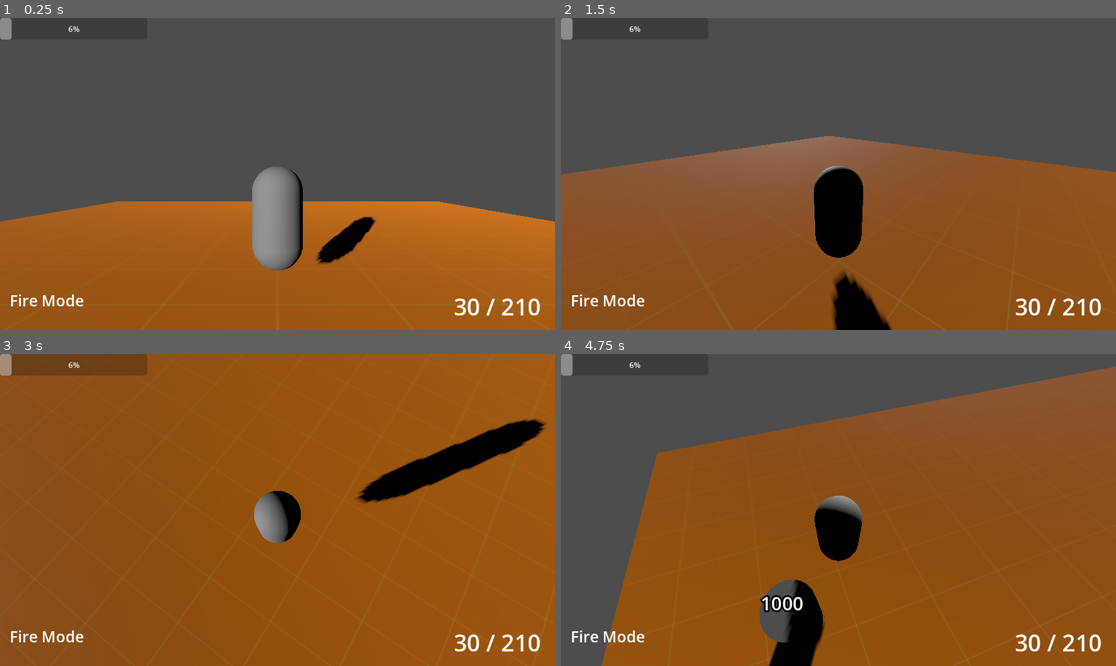
Above: before the commit, frames 1-4 (two rows, left to right).
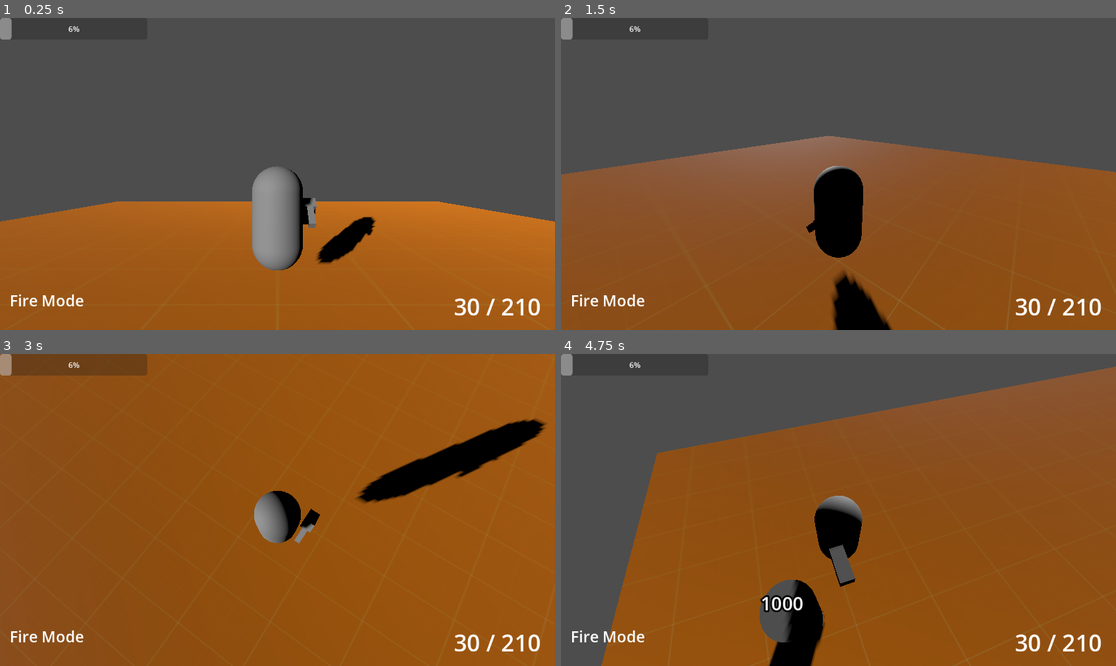
Above: after the commit, the same moments.

Repository: IndustrialDonut/CSGodot
Game: Godot game, scene res://Main.tscn
The game is run twice, just before and just after one commit, with the same random seed, the same clock (stepped at 60 frames per second) and the same inputs.
Inputs (mouse positions are in pixels of both pictures, inside the frame that each line leads up to):
- Up to frame 1 (0.25 s): no input
- Up to frame 2 (1.5 s): tap Enter (ui_accept) at 0.5, 0.77 s; move the mouse to (960, 158) at 0.52 s; hold D (right) 0.53-1.28 s; hold Ctrl (control) 0.53-1.28 s; move the mouse to (727, 189) at 1.27 s; hold S (backward) from 1.28 s (still down); tap Q (last_weapon) at 1.35 s
- Up to frame 3 (3 s): tap Enter (ui_accept) at 1.52, 2.75 s; move the mouse to (333, 441) at 2.02 s; release S (backward) at 2.03 s; press the mouse at (333, 441) at 2.03 s; hold D (right) 2.03-2.78 s; move the mouse to (249, 572) at 2.77 s; release the mouse at (249, 572) at 2.78 s; hold W (forward) from 2.78 s (still down); tap 1 (primary) at 2.85 s
- Up to frame 4 (4.75 s): tap Enter (ui_accept) at 3.02, 3.77, 4.52 s; move the mouse to (1005, 556) at 3.52 s; release W (forward) at 3.53 s; hold Right mouse button (rmb) 3.53-4.28 s; hold A (left) from 3.53 s (still down); move the mouse to (672, 463) at 4.27 s; tap 2 (secondary) at 4.35 s

The runs differ from the first frame. In frame 1, 0.2% of the frame differs, in the area x 54-68%, y 57-70%; in frame 2, less than 0.1%; in frame 3, 0.3%; in frame 4, 0.4%, in the area x 48-54%, y 61-75%.
Error before the commit: Invalid assignment of property or key 'ammo' with value of type 'Node (ReloadMode)' on a base object of type 'Node3D (Shooter.gd)'. (res://Player.gd:11)
Error after the commit: Invalid access to property or key 'G18-P' on a base object of type 'Dictionary'. (res://Player.gd:17)

Commit message:
feat: change Shooter to check the reload policy for ammunition ready before shooting

Diff:
--- a/weapons/Shooter.gd
+++ b/weapons/Shooter.gd
@@ -8,13 +8,19 @@
 ## Collision mask important!
 ## Collides with Areas!
 
+var ammo : ReloadMode
+
 func shoot():
 	# fire hitscan or projectile
-	var collider = $RayCast3D.get_collider()
-	if collider:
-		collider.damage()
-		#print(collider)
-		#print("Dama")
-	# play sound effect
-	# play light effect
-	# emit position on minimap according to noise
+
+	if ammo.can_shoot():
+		ammo.decrement_ammunition()
+
+		var collider = $RayCast3D.get_collider()
+		if collider:
+			collider.damage()
+			#print(collider)
+			#print("Dama")
+		# play sound effect
+		# play light effect
+		# emit position on minimap according to noise
